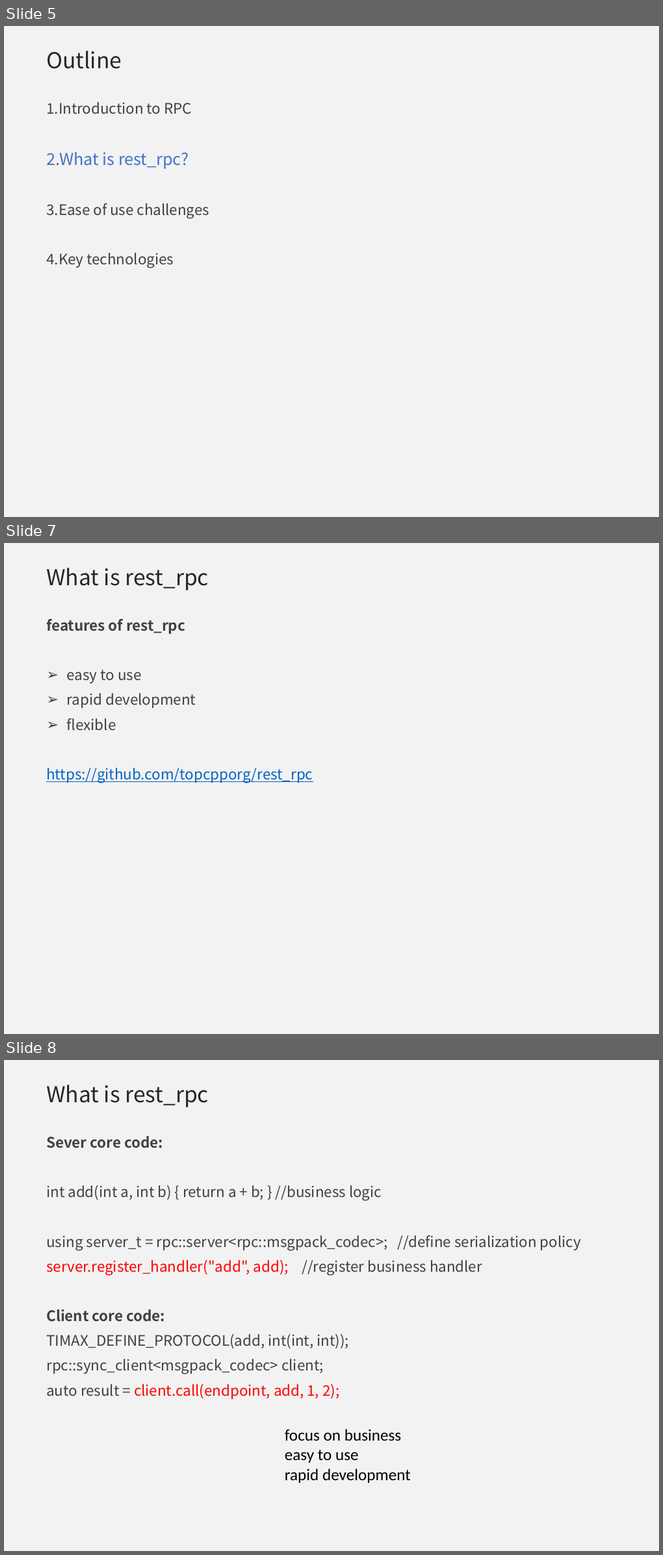
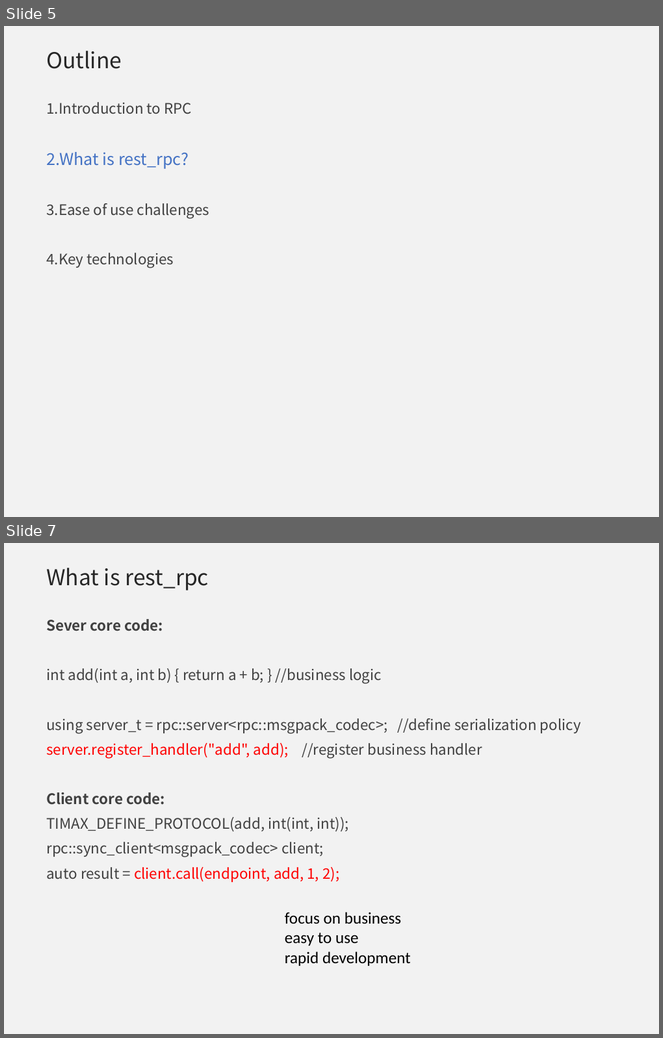
Before and after one commit to qicosmos/cppnow2017-ppt, a slide deck: An easy to use RPC framework implemented by c++11 and c++14 - shorter.pptx. Shown one above the other, each under a label of ours: slides 5, 7 and 8 before the commit, slides 5 and 7 after it; the slides between them are not shown. The pictures are 663x1555 and 663x1038 pixels, drawn with LibreOffice and Linux fonts; fonts in the diff are those of the drawing; background and template pictures are left out. Boxes give left, top, right and bottom in pixels: in the first picture for what was removed or moved away, otherwise in the second. Text is boxed around its words. In the diff, an @@ line names an element or a change of style, - is before the commit and + after.

```diff
--- a/An easy to use RPC framework implemented by c++11 and c++14 - shorter.pptx
+++ b/An easy to use RPC framework implemented by c++11 and c++14 - shorter.pptx
@@ slide 7 removed at box(4, 543, 659, 1034), background #F2F2F2 @@
@@ title removed at box(46, 568, 209, 590) @@
-What is rest_rpc
@@ text removed at box(46, 619, 313, 783) @@
-features of rest_rpc
-➢ easy to use
-➢ rapid development
-➢ flexible
-https://github.com/topcpporg/rest_rpc
@@ what was slide 8 is now slide 7 @@
```
Also in this commit, not shown: 1 slide changed.
